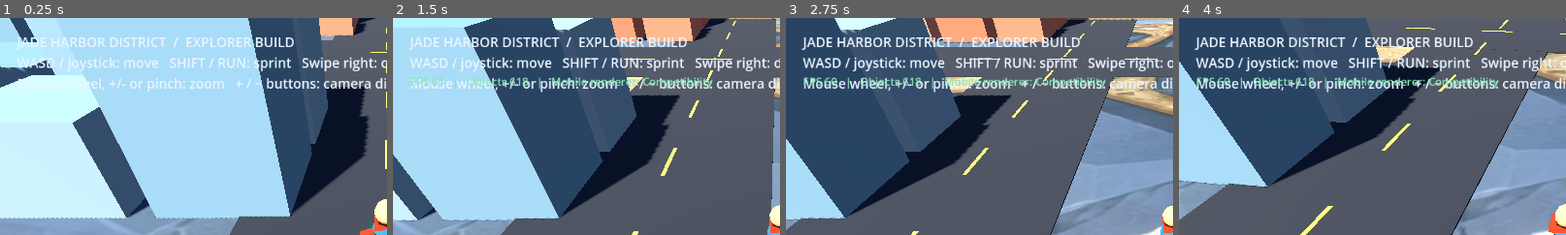
Above: before the commit, frames 1-4 (left to right).
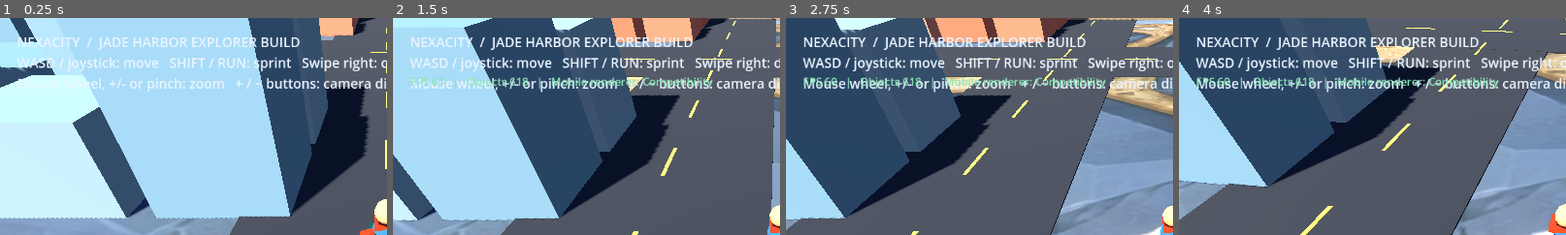
Above: after the commit, the same moments.

Repository: Shivam-stackdev/Nexacity-
Game: Godot game, scene res://scenes/world/Main.tscn
The game is run twice, just before and just after one commit, with the same random seed, the same clock (stepped at 60 frames per second) and the same inputs.
Inputs (mouse positions are % of the whole screen's width and height, from its top left):
- Up to frame 1 (0.25 s): no input
- Up to frame 2 (1.5 s): tap Enter at 0.5 s; move the mouse to (72, 45) at 0.52 s; hold D (move_right) 0.53-1.25 s; hold Shift (run) 0.53-1.25 s; click (72, 45) at 0.67 s; drag from (30, 55) to (45, 70) at 1.27 s
- Up to frame 3 (2.75 s): move the mouse to (60, 28) at 2.02 s; hold D (move_right) from 2.03 s (still down); hold Shift (run) from 2.03 s (still down); click (60, 28) at 2.17 s
- Up to frame 4 (4 s): release D (move_right) at 2.75 s; release Shift (run) at 2.75 s; drag from (45, 70) to (20, 35) at 2.77 s; tap Space at 3.5 s; move the mouse to (80, 65) at 3.52 s; hold A (move_left) from 3.53 s (still down); hold Shift (run) from 3.53 s (still down); click (80, 65) at 3.67 s
The pictures show only the part of the screen within x 0-50%, y 0-50%; the shares and areas given below are measured in that part.

The runs differ from the first frame. In frame 1, 1.8% of the frame differs, in the area x 4-78%, y 8-15%; in frame 2, 2.1%; in frame 3, 2.2%; in frame 4, 2.3%.

Commit message:
chore: rename project and Android package to Nexacity

Diff:
--- a/project.godot
+++ b/project.godot
@@ -1,12 +1,12 @@
 ; Engine configuration file.
-; Compact City Prototype - first playable milestone
+; Nexacity - Jade Harbor explorer prototype
 ; Godot 4.4.1
 
 config_version=5
 
 [application]
-config/name="Compact City Prototype"
-config/description="A mobile-first third-person 3D city prototype."
+config/name="Nexacity"
+config/description="A mobile-first third-person 3D explorer prototype set in an original jade mountain harbor city."
 run/main_scene="res://scenes/world/Main.tscn"
 
 [display]
--- a/scripts/ui/DebugHud.gd
+++ b/scripts/ui/DebugHud.gd
@@ -10,7 +10,7 @@
 	status_label.position = Vector2(28, 24)
 	status_label.add_theme_font_size_override("font_size", 22)
 	status_label.add_theme_color_override("font_color", Color(0.92, 0.96, 1.0))
-	status_label.text = "JADE HARBOR DISTRICT  /  EXPLORER BUILD\nWASD / joystick: move   SHIFT / RUN: sprint   Swipe right: orbit\nMouse wheel, +/- or pinch: zoom   + / − buttons: camera distance"
+	status_label.text = "NEXACITY  /  JADE HARBOR EXPLORER BUILD\nWASD / joystick: move   SHIFT / RUN: sprint   Swipe right: orbit\nMouse wheel, +/- or pinch: zoom   + / − buttons: camera distance"
 	add_child(status_label)
 
 	fps_label = Label.new()
Not shown, changed: export_presets.cfg
Not shown, changed: README.md
Not shown, changed: tools/build_local_apk.sh
